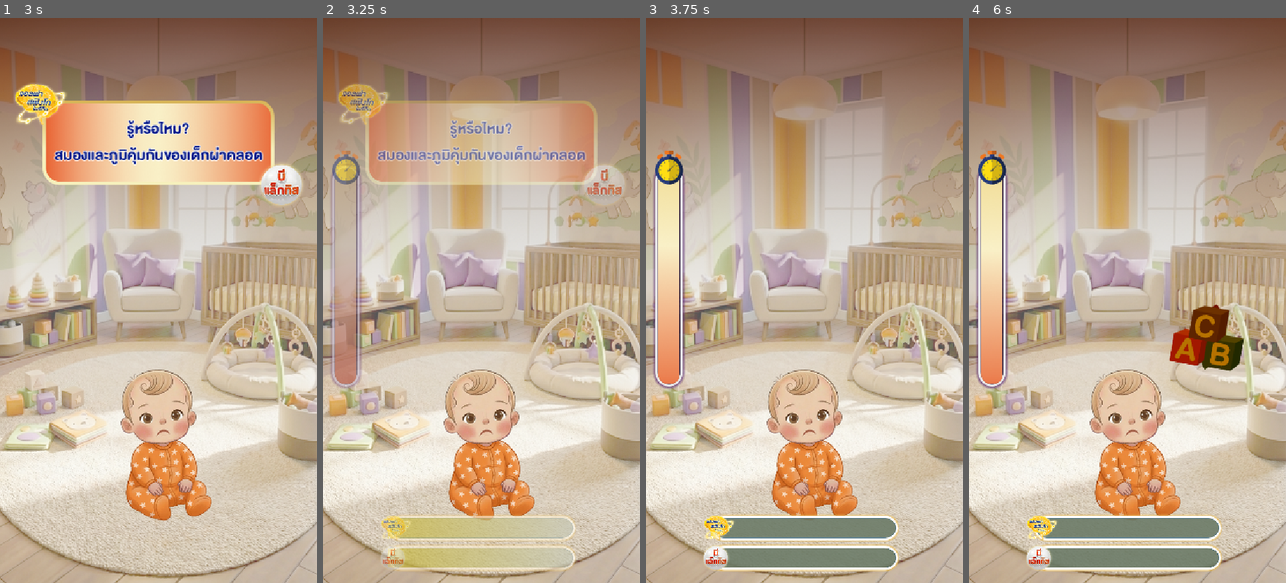
Above: before the commit, frames 1-4 (left to right).
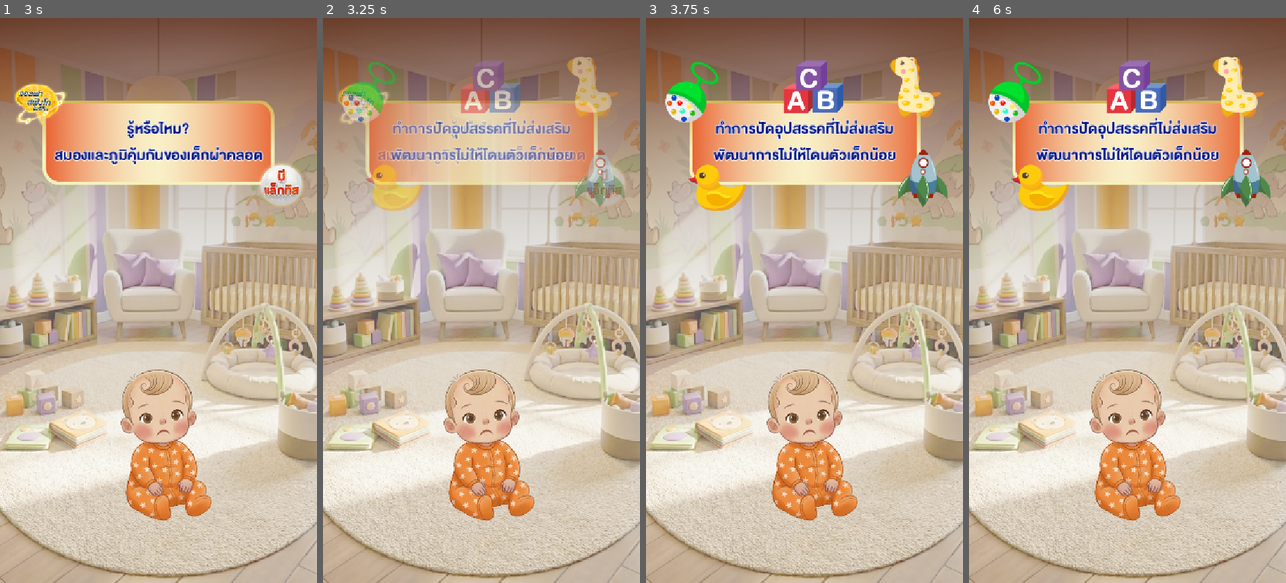
Above: after the commit, the same moments.

Repository: 6099sin/pro-c
Game: Godot game, scene res://scenes/core/Main.tscn
Two runs of this game, one before a commit and one after it. Both use one fixed random seed, a clock stepped at 60 frames per second and the inputs below. This scene is started directly instead of the project's main scene. Sound files missing from this copy of the repository are replaced by a short silence.
Inputs (mouse positions are in pixels of both pictures, inside the frame that each line leads up to):
- Up to frame 1 (3 s): tap Enter at 0.5, 2 s; move the mouse to (228, 272) at 0.52 s; click (228, 272) at 0.67 s; tap Space at 1.25, 2.75 s; drag from (95, 328) to (158, 441) at 1.27 s; move the mouse to (190, 176) at 2.02 s; click (190, 176) at 2.17 s; drag from (142, 413) to (63, 215) at 2.77 s
- Up to frame 2 (3.25 s): no input
- Up to frame 3 (3.75 s): move the mouse to (899, 385) at 3.52 s; click (899, 385) at 3.67 s
- Up to frame 4 (6 s): tap Enter at 4.25 s; drag from (1032, 215) to (1127, 441) at 4.27 s; move the mouse to (1263, 283) at 5.02 s; click (1263, 283) at 5.17 s; drag from (1279, 340) to (1064, 328) at 5.77 s

Frame 1 is identical in both runs. In frame 2, 14% of the frame differs, in the area x 2-96%, y 6-98%; in frame 3, 24%; in frame 4, 26%.

Commit message:
feat: Add comprehensive Heads-Up Display (HUD) system for game information, scores, and timers.

Diff:
--- a/scenes/ui/HUD.tscn
+++ b/scenes/ui/HUD.tscn
@@ -9,7 +9,12 @@
 [ext_resource type="Texture2D" uid="uid://dj5r6e7msl5xv" path="res://assets/UI/UI1/Panel1.png" id="7_jlufg"]
 [ext_resource type="Texture2D" uid="uid://b0wnhjrwcwvj2" path="res://assets/UI/UI3/confitte.png" id="8_l20r4"]
 [ext_resource type="Texture2D" uid="uid://c4j4kmdsnv14e" path="res://assets/UI/UI3/panel1.png" id="9_jvmx1"]
+[ext_resource type="Texture2D" uid="uid://bp1r0q0oamxdj" path="res://assets/UI/Item/Candy2.png" id="10_4wy6o"]
 [ext_resource type="AudioStream" uid="uid://c2i5usqfh7hdq" path="res://assets/Sound/crowd-cheers-314921.ogg" id="10_cheer"]
+[ext_resource type="Texture2D" uid="uid://cjopou30n043o" path="res://assets/UI/Item/Candy5.png" id="11_blesy"]
+[ext_resource type="Texture2D" uid="uid://bvnwqpldvuac5" path="res://assets/UI/Item/Candy1.png" id="12_lo123"]
+[ext_resource type="Texture2D" uid="uid://c37iyk86s1udk" path="res://assets/UI/Item/Candy3.png" id="13_dbt7h"]
+[ext_resource type="Texture2D" uid="uid://cr6ar86310dg8" path="res://assets/UI/Item/Candy4.png" id="14_ffvok"]
 
 [sub_resource type="StyleBoxFlat" id="StyleBoxFlat_6ll6g"]
 content_margin_left = 0.0
@@ -523,6 +528,7 @@
 texture = ExtResource("8_l20r4")
 
 [node name="before_start" type="MarginContainer" parent="."]
+visible = false
 layout_mode = 1
 anchors_preset = 5
 anchor_left = 0.5
@@ -595,6 +601,114 @@
 [node name="TextureRect" type="TextureRect" parent="before_start/MarginContainer/TextureRect2/MarginContainer3"]
 layout_mode = 2
 texture = ExtResource("3_ig75s")
+
+[node name="before_start2" type="MarginContainer" parent="."]
+visible = false
+layout_mode = 1
+anchors_preset = 5
+anchor_left = 0.5
+anchor_right = 0.5
+offset_left = -212.5
+offset_right = 212.5
+offset_bottom = 504.0
+grow_horizontal = 2
+theme_override_constants/margin_top = 155
+theme_override_constants/margin_bottom = 160
+
+[node name="MarginContainer" type="MarginContainer" parent="before_start2"]
+layout_mode = 2
+theme_override_constants/margin_left = 5
+theme_override_constants/margin_top = 12
+theme_override_constants/margin_right = 5
+theme_override_constants/margin_bottom = 10
+
+[node name="TextureRect2" type="PanelContainer" parent="before_start2/MarginContainer"]
+self_modulate = Color(1, 1, 1, 0)
+layout_mode = 2
+
+[node name="MarginContainer4" type="MarginContainer" parent="before_start2/MarginContainer/TextureRect2"]
+layout_mode = 2
+theme_override_constants/margin_left = 16
+theme_override_constants/margin_right = 16
+
+[node name="TextureRect" type="TextureRect" parent="before_start2/MarginContainer/TextureRect2/MarginContainer4"]
+layout_mode = 2
+texture = ExtResource("9_jvmx1")
+
+[node name="MarginContainer" type="MarginContainer" parent="before_start2/MarginContainer/TextureRect2"]
+layout_mode = 2
+theme_override_constants/margin_left = 40
+theme_override_constants/margin_top = 20
+theme_override_constants/margin_right = 40
+theme_override_constants/margin_bottom = 20
+
+[node name="CenterContainer" type="CenterContainer" parent="before_start2/MarginContainer/TextureRect2/MarginContainer"]
+layout_mode = 2
+
+[node name="Label" type="Label" parent="before_start2/MarginContainer/TextureRect2/MarginContainer/CenterContainer"]
+layout_mode = 2
+theme_override_colors/font_color = Color(0, 0.08627451, 0.5372549, 1)
+theme_override_colors/font_outline_color = Color(1, 1, 1, 1)
+theme_override_constants/outline_size = 7
+theme_override_font_sizes/font_size = 42
+text = "ทำการปัดอุปสรรคที่ไม่ส่งเสริม
+พัฒนาการไม่ให้โดนตัวเด็กน้อย"
+horizontal_alignment = 1
+
+[node name="MarginContainer2" type="MarginContainer" parent="before_start2/MarginContainer/TextureRect2"]
+layout_mode = 2
+size_flags_horizontal = 0
+size_flags_vertical = 0
+theme_override_constants/margin_left = -40
+theme_override_constants/margin_top = -80
+
+[node name="TextureRect" type="TextureRect" parent="before_start2/MarginContainer/TextureRect2/MarginContainer2"]
+layout_mode = 2
+texture = ExtResource("10_4wy6o")
+
+[node name="MarginContainer5" type="MarginContainer" parent="before_start2/MarginContainer/TextureRect2"]
+layout_mode = 2
+size_flags_horizontal = 0
+size_flags_vertical = 8
+theme_override_constants/margin_left = 10
+theme_override_constants/margin_bottom = -70
+
+[node name="TextureRect" type="TextureRect" parent="before_start2/MarginContainer/TextureRect2/MarginContainer5"]
+layout_mode = 2
+texture = ExtResource("11_blesy")
+
+[node name="MarginContainer3" type="MarginContainer" parent="before_start2/MarginContainer/TextureRect2"]
+layout_mode = 2
+size_flags_horizontal = 8
+size_flags_vertical = 8
+theme_override_constants/margin_right = -50
+theme_override_constants/margin_bottom = -50
+
+[node name="TextureRect" type="TextureRect" parent="before_start2/MarginContainer/TextureRect2/MarginContainer3"]
+layout_mode = 2
+texture = ExtResource("12_lo123")
+
+[node name="MarginContainer6" type="MarginContainer" parent="before_start2/MarginContainer/TextureRect2"]
+layout_mode = 2
+size_flags_horizontal = 8
+size_flags_vertical = 0
+theme_override_constants/margin_top = -90
+theme_override_constants/margin_right = -35
+
+[node name="TextureRect" type="TextureRect" parent="before_start2/MarginContainer/TextureRect2/MarginContainer6"]
+layout_mode = 2
+texture = ExtResource("13_dbt7h")
+
+[node name="MarginContainer7" type="MarginContainer" parent="before_start2/MarginContainer/TextureRect2"]
+layout_mode = 2
+size_flags_horizontal = 4
+size_flags_vertical = 0
+theme_override_constants/margin_top = -90
+theme_override_constants/margin_right = -35
+
+[node name="TextureRect" type="TextureRect" parent="before_start2/MarginContainer/TextureRect2/MarginContainer7"]
+layout_mode = 2
+texture = ExtResource("14_ffvok")
 
 [node name="MarginContainer3" type="MarginContainer" parent="."]
 layout_mode = 1
--- a/scripts/ui/HUD.gd
+++ b/scripts/ui/HUD.gd
@@ -12,6 +12,7 @@
 @onready var bonus_time_indicator: Panel = $BonusTime
 @onready var bonus_time_indicatorEnd: Panel = $BonusTimeEnd
 @onready var before_start = $before_start
+@onready var before_start_2 = $before_start2
 var HUD_FILL_BAR = preload("uid://b4ll0t0y4e38t")
 @onready var bonus_timer_text: Label = $MarginContainer3/BonusTimer
 @onready var timer: Timer = bonus_timer_text.get_child(0)
@@ -74,21 +75,47 @@
 	if before_start:
 		before_start.visible = true
 		before_start.modulate.a = 1.0
+		if before_start_2:
+			before_start_2.visible = true
+			before_start_2.modulate.a = 0.0 # Start invisible
+
 		get_tree().paused = true
 
-		# Wait 1.5 seconds
+		# Wait 1.5 seconds for first warning
 		await get_tree().create_timer(3.0, true, false, true).timeout
 
-		# Sweep Fade Out (Warning) & Fade In (HUD)
-		var tween = create_tween().set_parallel(true)
-		tween.set_pause_mode(Tween.TWEEN_PAUSE_PROCESS)
-		tween.tween_property(before_start, "modulate:a", 0.0, 0.5)
-		if hud_bottom: tween.tween_property(hud_bottom, "modulate:a", 1.0, 0.5)
-		if hud_left: tween.tween_property(hud_left, "modulate:a", 1.0, 0.5)
-
-		await tween.finished
+		# Fade Out (Warning 1) & Fade In (Warning 2)
+		var tween1 = create_tween().set_parallel(true)
+		tween1.set_pause_mode(Tween.TWEEN_PAUSE_PROCESS)
+		tween1.tween_property(before_start, "modulate:a", 0.0, 0.5)
+		if before_start_2:
+			tween1.tween_property(before_start_2, "modulate:a", 1.0, 0.5)
+
+		await tween1.finished
 
 		before_start.visible = false
+
+		# Wait 1.5 seconds for second warning
+		if before_start_2:
+			await get_tree().create_timer(3.0, true, false, true).timeout
+
+			# Fade Out (Warning 2) & Fade In (HUD)
+			var tween2 = create_tween().set_parallel(true)
+			tween2.set_pause_mode(Tween.TWEEN_PAUSE_PROCESS)
+			tween2.tween_property(before_start_2, "modulate:a", 0.0, 0.5)
+			if hud_bottom: tween2.tween_property(hud_bottom, "modulate:a", 1.0, 0.5)
+			if hud_left: tween2.tween_property(hud_left, "modulate:a", 1.0, 0.5)
+
+			await tween2.finished
+			before_start_2.visible = false
+		else:
+			# If no second warning, just fade in HUD
+			var tween2 = create_tween().set_parallel(true)
+			tween2.set_pause_mode(Tween.TWEEN_PAUSE_PROCESS)
+			if hud_bottom: tween2.tween_property(hud_bottom, "modulate:a", 1.0, 0.5)
+			if hud_left: tween2.tween_property(hud_left, "modulate:a", 1.0, 0.5)
+			await tween2.finished
+
 		get_tree().paused = false
 
 	# 1. เชื่อมต่อ Signal เมื่อเวลาหมด (หากต้องการทำเหตุการณ์บางอย่าง)
Not shown: 1 places in scenes/ui/HUD.tscn that only renumber resources
